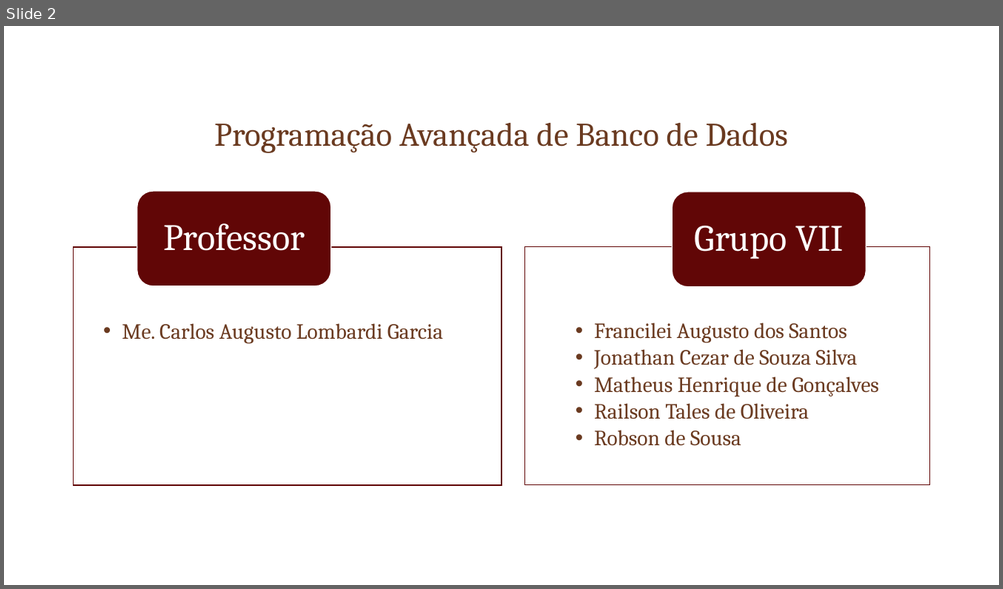
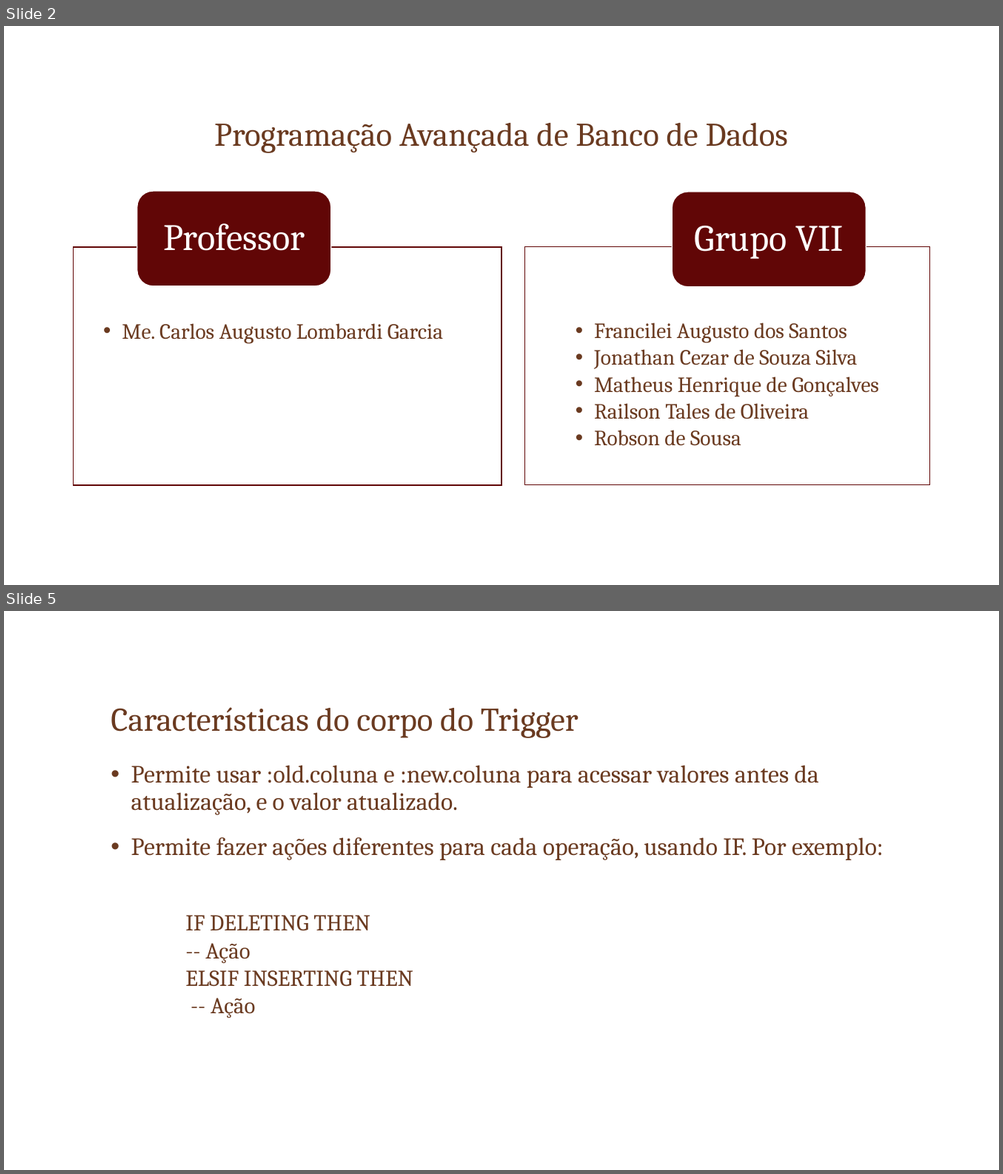
Before and after one commit to robsoncartes/group-vii-triggers, a slide deck: SlideApresentacao/TRIGGERS.pptx. Shown one above the other, each under a label of ours: slide 2 before the commit, slides 2 and 5 after it; the slides between them are not shown. The pictures are 1003x589 and 1003x1174 pixels, drawn with LibreOffice and Linux fonts; fonts in the diff are those of the drawing; background and template pictures are left out. Boxes give left, top, right and bottom in pixels: in the first picture for what was removed or moved away, otherwise in the second. Text is boxed around its words. In the diff, an @@ line names an element or a change of style, - is before the commit and + after.

Commit message:
Slide e Scripts atualizados, e PDF gerado a partir dos Slides

```diff
--- a/SlideApresentacao/TRIGGERS.pptx
+++ b/SlideApresentacao/TRIGGERS.pptx
@@ slide 5 added at (4, 611, 999, 1170), background picture (left out) @@
@@ title added at (111, 707, 578, 738), 32 pt, text #6A3A20 @@
+Características do corpo do Trigger
@@ text added at (131, 765, 883, 1019), 24 pt, text #6A3A20 @@
+• Permite usar :old.coluna e :new.coluna para acessar valores antes da atualização, e o valor atualizado.
+• Permite fazer ações diferentes para cada operação, usando IF. Por exemplo:
+IF DELETING THEN
+-- Ação
+ELSIF INSERTING THEN
+-- Ação
```
Also in this commit, not shown: 2 slides changed, 6 other slides added, 12 slides removed, 5 other files.
